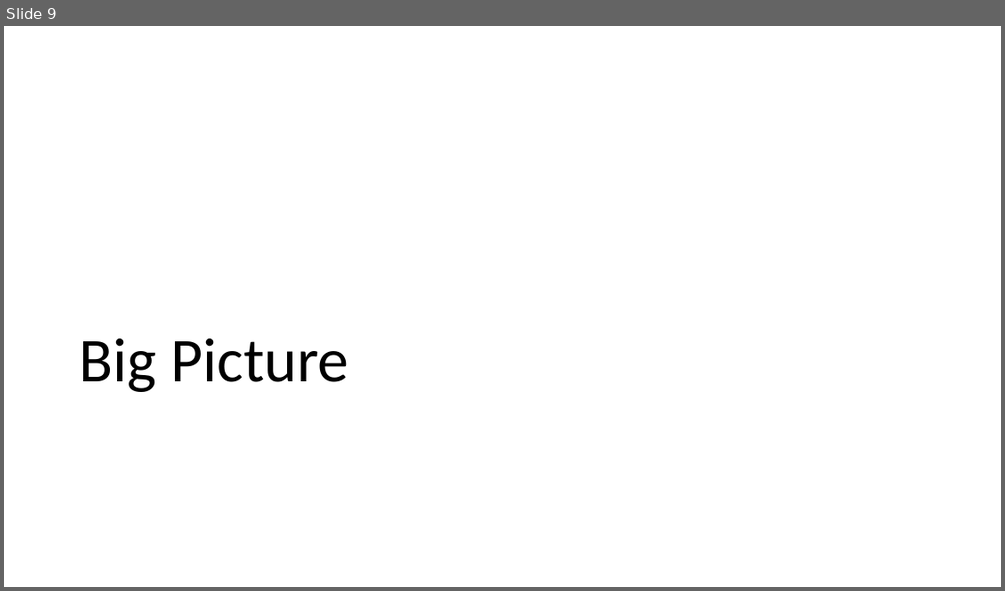
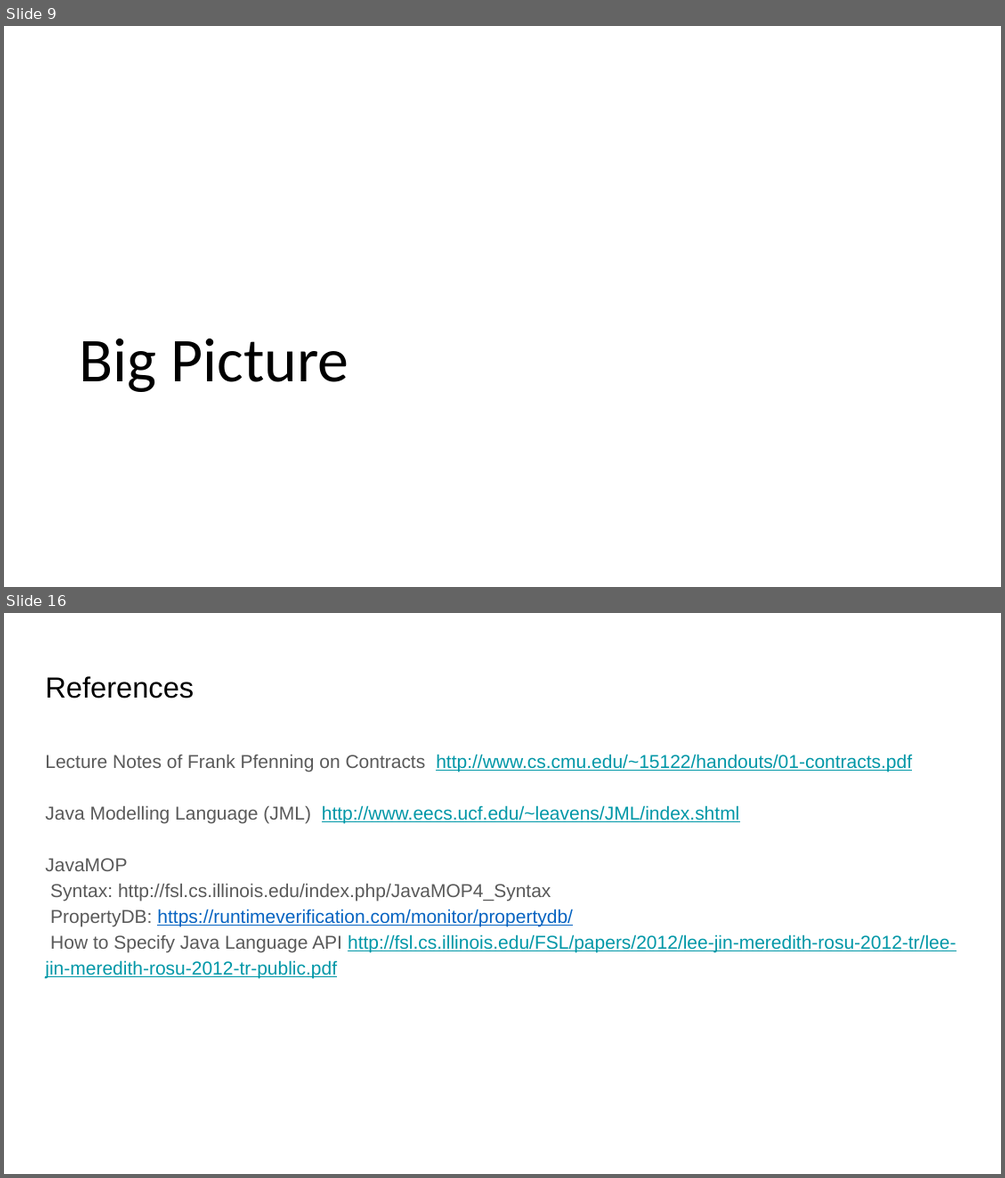
Before and after one commit to damorim/testing-cin-minicourse, a slide deck: testing-minicourse.pptx. Shown one above the other, each under a label of ours: slide 9 before the commit, slides 9 and 16 after it; the slides between them are not shown. The pictures are 1005x591 and 1005x1178 pixels, drawn with LibreOffice and Linux fonts; fonts in the diff are those of the drawing. Boxes give left, top, right and bottom in pixels: in the first picture for what was removed or moved away, otherwise in the second. Text is boxed around its words. In the diff, an @@ line names an element or a change of style, - is before the commit and + after.

```diff
--- a/testing-minicourse.pptx
+++ b/testing-minicourse.pptx
@@ slide 16 added at <box>4,613,1001,1174</box>, background #FFFFFF @@
@@ text added at <box>45,676,194,698</box>, 28 pt, text #000000 @@
+References
@@ text added at <box>45,754,955,978</box>, 18 pt, text #0097A7, underline @@
+Lecture Notes of Frank Pfenning on Contracts http://www.cs.cmu.edu/~15122/handouts/01-contracts.pdf
+Java Modelling Language (JML) http://www.eecs.ucf.edu/~leavens/JML/index.shtml
+JavaMOP
+Syntax: http://fsl.cs.illinois.edu/index.php/JavaMOP4_Syntax
+PropertyDB: https://runtimeverification.com/monitor/propertydb/
+How to Specify Java Language API http://fsl.cs.illinois.edu/FSL/papers/2012/lee-jin-meredith-rosu-2012-tr/lee-jin-meredith-rosu-2012-tr-public.pdf
```
Also in this commit, not shown: 7 slides changed, 23 other slides added.
